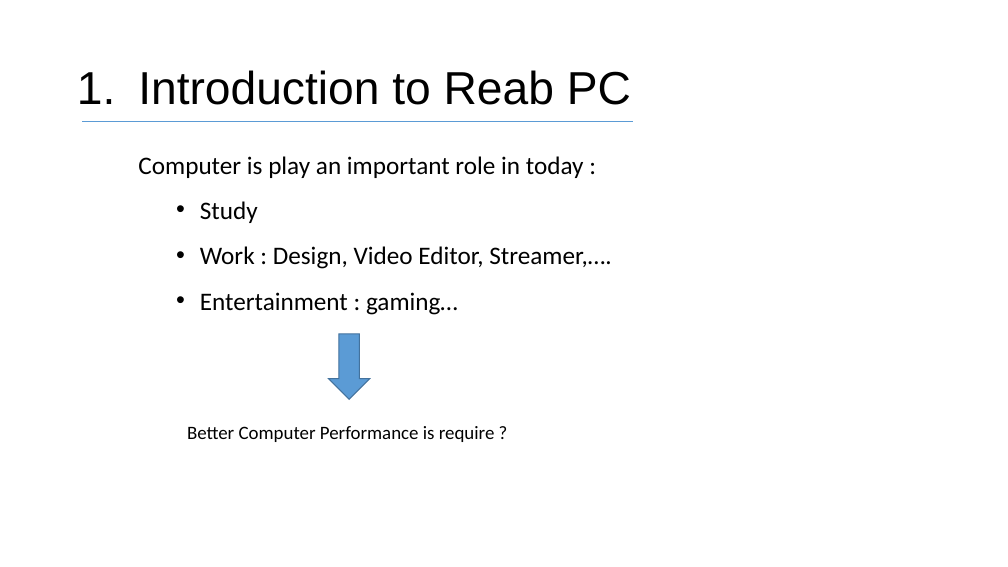
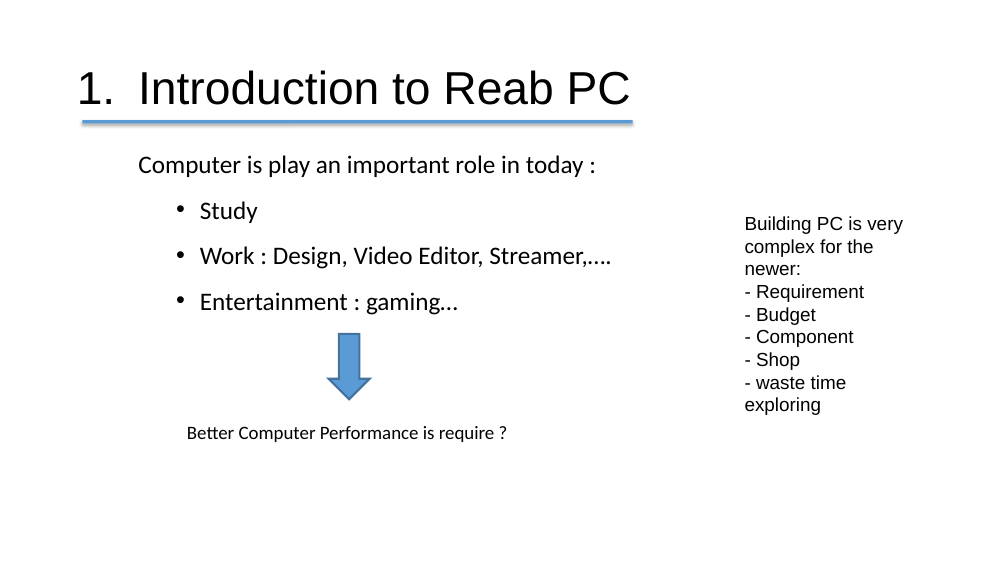
Before and after one commit to TithSambath/Web-Project-Y3, a slide deck: slide 3 of Presentation1.pptx. Drawn at 1008x567 pixels with LibreOffice and Linux fonts; fonts in the diff are those of the drawing. Boxes give left, top, right and bottom in pixels: in the first picture for what was removed or moved away, otherwise in the second. Text is boxed around its words. In the diff, an @@ line names an element or a change of style, - is before the commit and + after.

```diff
--- a/Presentation1.pptx
+++ b/Presentation1.pptx
@@ line (82, 122) - (633, 122): stroke #5B9BD5 1.5 pt to #5B9BD5 3 pt @@
@@ text added at [745, 216, 903, 415], 18 pt, text #000000 @@
+Building PC is very complex for the newer:
+- Requirement
+- Budget
+- Component
+- Shop
+- waste time exploring
@@ right arrow at [329, 334, 370, 399]: outline #43739E 1 pt to #43739E 2 pt; proportions changed @@
```
Also in this commit, not shown: 4 other slides changed, 1 slide added, 1 slide removed.
